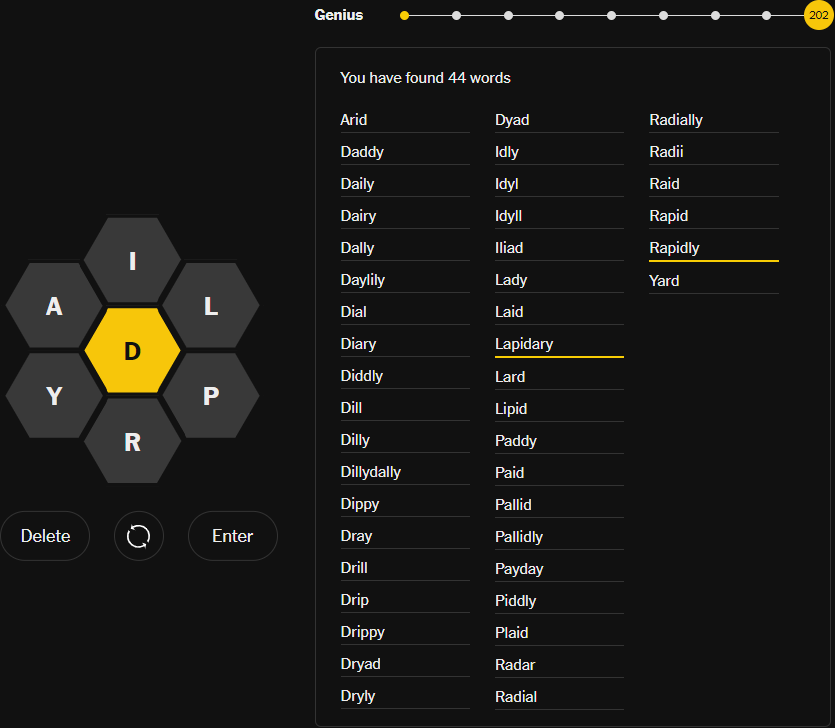
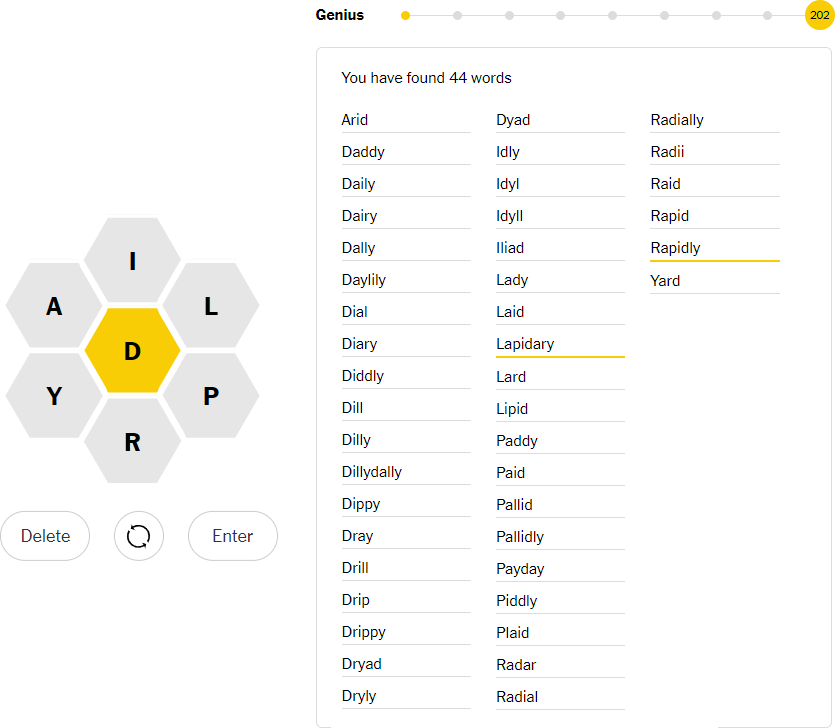
Layered file, before and after one edit (w=835, h=728). Changes by layer:
added group "full-game" with 2 layers over [0,0,835,728]
renamed "Layer 4" to "light", moved it into group "full-game" over [0,0,835,728]
renamed "Layer 5" to "dark", moved it into group "full-game" over [0,0,835,728]
